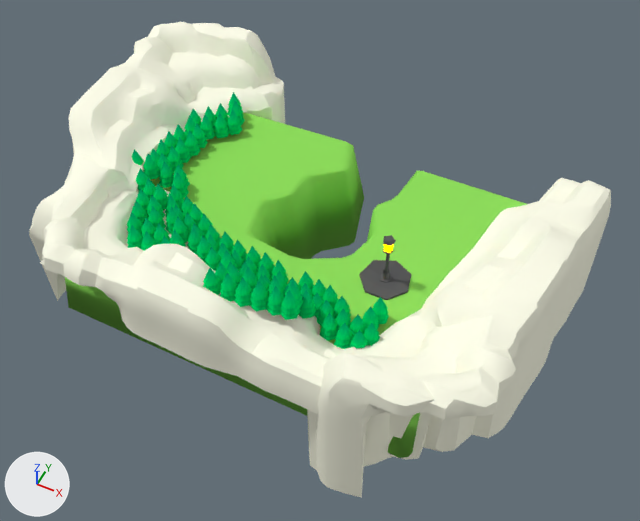
Two versions of the Blender file assets/mod/wippa.blend, one commit apart.
Camera for both pictures: a camera (50 mm lens) standing at (22.6, -47.1, 76.0) and looking at (-9.7, 17.4, -4.6). The axes (+X, +Y, +Z) are drawn at lower left. The lights are the same throughout.

The first picture shows 'Cube', 'Mball.001', 'Mball.002', 'Mball.040', 'cylinder.003'.
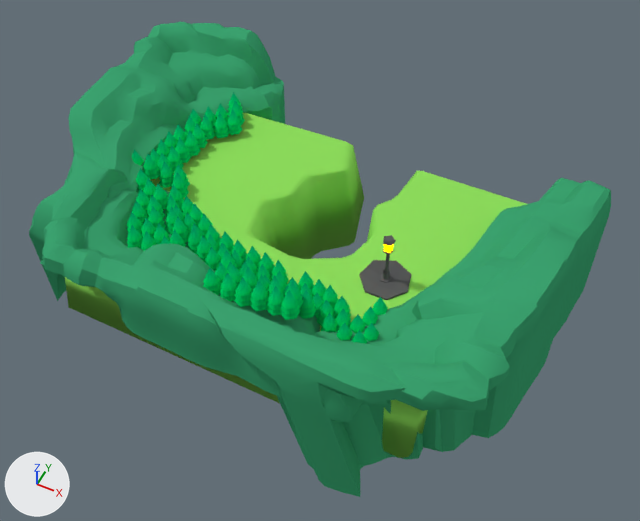
What changed in the scene script:
```text
Change me_mesh:
    where me_mesh.from_pydata(...)  # 847 vertices, 846 faces; spans x -17.9..6.8, y -2.9..8.6, z -1.2..4.3
    used by ob_mball_040; location = (-4.7, -0.3, 1.0); scale = (1.72, 1.72, 1.72)
    me_mesh part 1: texture (UV) coordinates of 846 of 846 faces, centred in x -17.9..6.8, y -2.8..8.5, z -1.2..4.2, changed; they spanned u 0.24..0.25, v 0.04..0.04 and now span u 0.11..0.12, v 0.04..0.04
Change me_mesh_001:
    where me_mesh_001.from_pydata(...)  # 847 vertices, 846 faces; spans x -17.9..6.8, y -2.7..8.6, z -10.2..4.3
    used by ob_mball_001; location = (-39.4, 10.0, 1.0); rotation_euler = (0.0, 0.0, -1.551), in degrees (0, 0, -89); scale = (1.72, 1.72, 1.72)
    me_mesh_001 part 2: texture (UV) coordinates of 846 of 846 faces, centred in x -17.9..6.8, y -2.7..8.5, z -10.1..4.3, changed; they spanned u 0.24..0.25, v 0.04..0.04 and now span u 0.11..0.12, v 0.04..0.04
Change me_mesh_002:
    used by ob_mball_002; location = (15.2, 25.2, 1.0); rotation_euler = (0.0, 0.0, 1.609), in degrees (0, 0, 92); scale = (1.72, 1.72, 1.72)
    remove me_mesh_002.from_pydata(...)  # 847 vertices, 846 faces; spans x -17.7..7.7, y -3.0..10.2, z -8.7..4.3
    add me_mesh_002.from_pydata(...)  # 847 vertices, 846 faces; spans x -17.7..7.7, y -3.0..17.4, z -8.7..4.3
    me_mesh_002 part 3: 391 of 847 vertices moved; they spanned x -17.7..-5.2, y -0.9..10.2, z -8.3..4.3 and now span x -17.7..-5.2, y -0.8..17.4, z -8.3..4.3; mean shift (0.1, 1.7, 0.0); largest move (-15.7, 7.8, 4.2) -> (-15.3, 17.4, 4.2)
    me_mesh_002 part 4: texture (UV) coordinates of 846 of 846 faces, centred in x -17.6..7.7, y -3.0..10.2, z -8.7..4.2, changed; they spanned u 0.24..0.25, v 0.04..0.04 and now span u 0.11..0.12, v 0.04..0.04
```

Changed parts and their boxes (x1, y1, x2, y2) in the pictures (640 x 521 px; the box of a moved part takes in the faces that stretch with it):
'Mball.002', reshaped, surface changed (white to green, 37% wider): before (307, 178, 611, 498); after (195, 178, 611, 497)
part 1 of me_mesh, surface changed (white to green): before (42, 166, 341, 415); after (42, 166, 390, 422)
part 2 of me_mesh_001, surface changed (white to green): (29, 21, 285, 301) in both
part 3 of me_mesh_002, moved or reshaped: before (307, 257, 551, 498); after (195, 257, 551, 497)
part 4 of me_mesh_002, surface changed (white to green): (424, 178, 611, 452) in both
